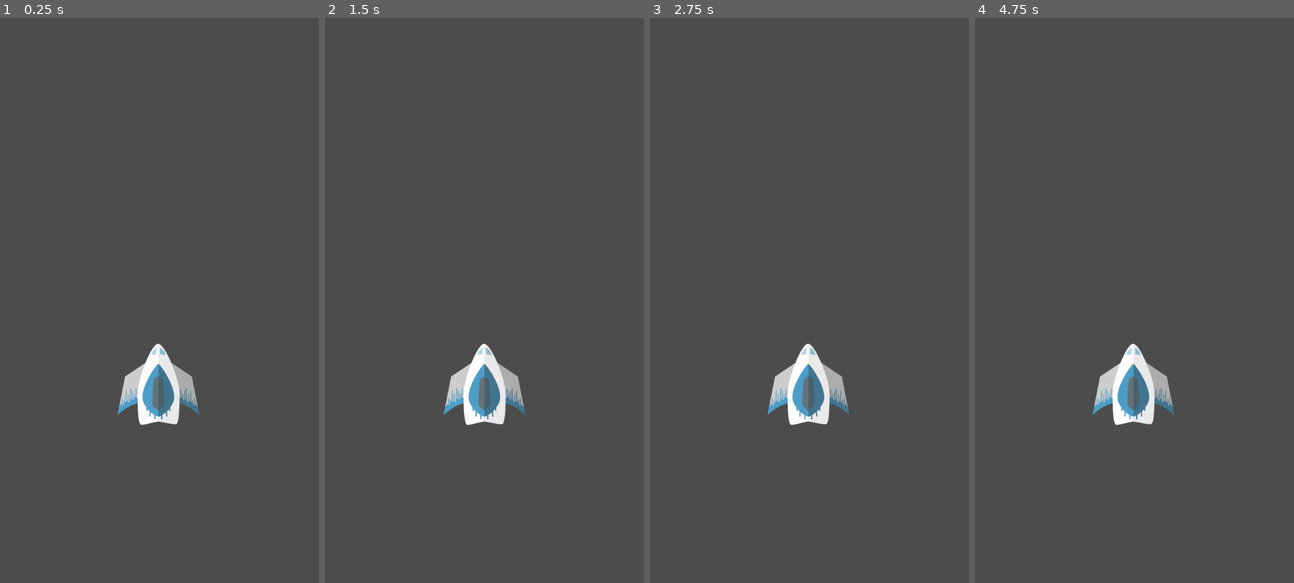
Above: before the commit, frames 1-4 (left to right).
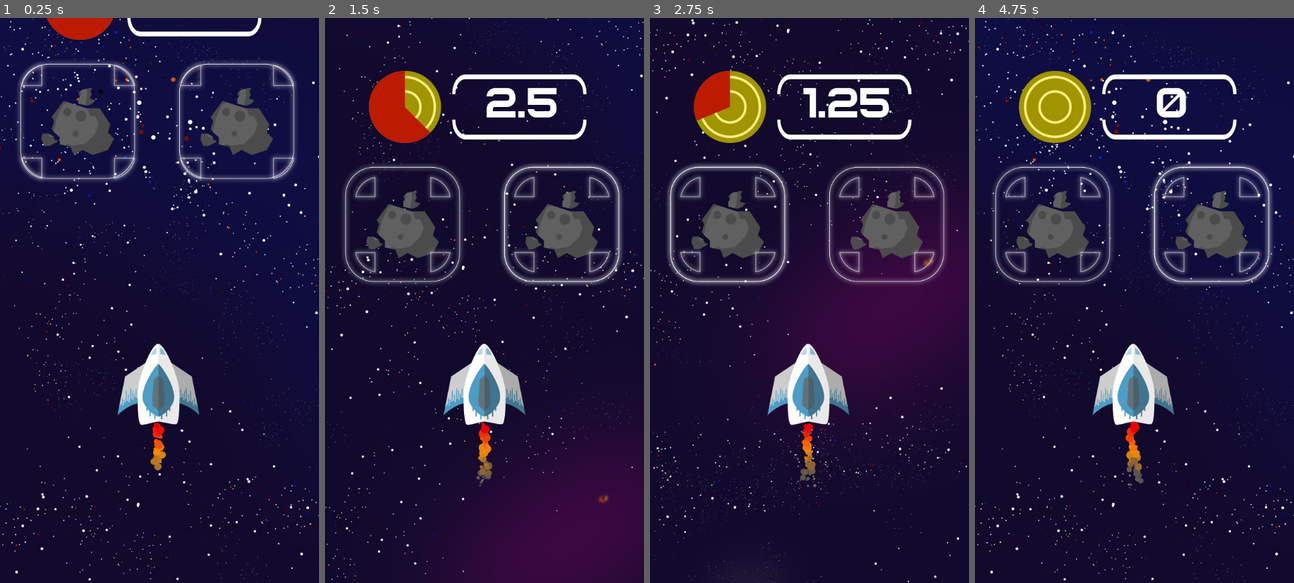
Above: after the commit, the same moments.

Repository: clorl/Space-Express
Game: Godot game, scene res://Game.tscn
Two runs of this game, one before a commit and one after it. Both use one fixed random seed, a clock stepped at 60 frames per second and the inputs below. The project has no main scene, so this scene is started directly.
Inputs (mouse positions are in pixels of both pictures, inside the frame that each line leads up to):
- Up to frame 1 (0.25 s): no input
- Up to frame 2 (1.5 s): click (417, 227) at 0.52 s; click (564, 227) at 1.27 s
- Up to frame 3 (2.75 s): click (742, 227) at 2.02 s
- Up to frame 4 (4.75 s): click (1214, 227) at 2.77 s; click (1067, 227) at 3.52 s; click (1214, 227) at 4.27 s

The runs differ from the first frame. In frame 1, 94% of the frame differs, in the area x 0-100%, y 0-100%; in frame 2, 94%; in frame 3, 94%; in frame 4, 94%.
Error before the commit: Parse Error: Use "onready var audio = get_node(...)" instead. (res://Game.gd:4)

Commit message:
Timer works

Diff:
--- a/Game.gd
+++ b/Game.gd
@@ -1,6 +1,6 @@
 extends Node2D
 
-var audio = get_node("/root/Audio.tscn")
+onready var audio = get_node("/root/Audio.tscn")
 
 const events = {
 	asteroids = preload("res://events/asteroids/Asteroids.tscn")
--- a/Game.tscn
+++ b/Game.tscn
@@ -1,7 +1,26 @@
-[gd_scene load_steps=3 format=2]
+[gd_scene load_steps=6 format=2]
 
 [ext_resource path="res://Game.gd" type="Script" id=1]
-[ext_resource path="res://player/Player.tscn" type="PackedScene" id=2]
+[ext_resource path="res://_fondV1.jpg" type="Texture" id=2]
+[ext_resource path="res://player/Player.tscn" type="PackedScene" id=3]
+[ext_resource path="res://ui/choices/Choices.tscn" type="PackedScene" id=4]
+
+[sub_resource type="Animation" id=1]
+resource_name = "travel"
+length = 1.5
+loop = true
+tracks/0/type = "value"
+tracks/0/path = NodePath(".:rect_position")
+tracks/0/interp = 1
+tracks/0/loop_wrap = true
+tracks/0/imported = false
+tracks/0/enabled = true
+tracks/0/keys = {
+"times": PoolRealArray( 0, 1.5 ),
+"transitions": PoolRealArray( 1, 1 ),
+"update": 0,
+"values": [ Vector2( 0, -4356 ), Vector2( 0, -1638 ) ]
+}
 
 [node name="Game" type="Node2D"]
 script = ExtResource( 1 )
@@ -11,15 +30,24 @@
 }
 
 [node name="Background" type="CanvasLayer" parent="."]
+layer = -1
 
-[node name="Player" parent="." instance=ExtResource( 2 )]
+[node name="BG" type="TextureRect" parent="Background"]
+margin_top = -4356.0
+margin_right = 614.0
+margin_bottom = 1080.0
+texture = ExtResource( 2 )
+stretch_mode = 2
+
+[node name="Anim" type="AnimationPlayer" parent="Background/BG"]
+autoplay = "travel"
+anims/travel = SubResource( 1 )
+
+[node name="Player" parent="." instance=ExtResource( 3 )]
 position = Vector2( 305, 700 )
 
 [node name="Choice" type="CanvasLayer" parent="."]
 
+[node name="Choices" parent="Choice" instance=ExtResource( 4 )]
+
 [node name="HUD" type="CanvasLayer" parent="."]
-
-[node name="NextTimer" type="Timer" parent="."]
-one_shot = true
-autostart = true
-[connection signal="timeout" from="NextTimer" to="." method="_on_NextTimer_timeout"]
--- a/player/Player.gd
+++ b/player/Player.gd
@@ -12,7 +12,7 @@
 export var max_crew = 10
 
 func _ready():
-	pass
+	$Spaceship/Reactor.emitting = true
 
 
 func set_health(new_health):
--- a/project.godot
+++ b/project.godot
@@ -17,10 +17,6 @@
 
 config/name="Space Express"
 config/icon="res://icon.png"
-
-[autoload]
-
-Audio="*res://audio/Audio.tscn"
 
 [debug]
 
--- a/ui/choices/ChoiceButton.gd
+++ b/ui/choices/ChoiceButton.gd
@@ -1,6 +1,4 @@
 extends TextureButton
-
-
 
 func _on_ChoiceButton_pressed():
 	$Anim.play("click")
--- a/ui/choices/ChoiceButton.tscn
+++ b/ui/choices/ChoiceButton.tscn
@@ -73,25 +73,17 @@
 script = ExtResource( 2 )
 
 [node name="AsteroidIcon" type="TextureRect" parent="."]
-anchor_left = 0.5
-anchor_top = 0.5
-anchor_right = 0.5
-anchor_bottom = 0.5
-margin_left = -69.5
-margin_top = -64.5
-margin_right = 69.5
-margin_bottom = 64.5
+margin_left = 51.0
+margin_top = 56.0
+margin_right = 190.0
+margin_bottom = 185.0
 texture = ExtResource( 3 )
 
 [node name="NinePatchRect" type="NinePatchRect" parent="."]
-anchor_left = 0.5
-anchor_top = 0.5
-anchor_right = 0.5
-anchor_bottom = 0.5
-margin_left = -110.0
-margin_top = -110.0
-margin_right = 110.0
-margin_bottom = 110.0
+margin_left = 10.5
+margin_top = 10.5
+margin_right = 230.5
+margin_bottom = 230.5
 texture = ExtResource( 4 )
 region_rect = Rect2( 0, 0, 210, 210 )
 patch_margin_left = 60
--- /dev/null
+++ b/ui/choices/Choices.gd
@@ -0,0 +1,22 @@
+extends Control
+
+onready var timer = $Timer
+onready var display_timer = $VBoxContainer/Timer
+
+enum {
+	asteroids
+	pirate
+	contraband
+	}
+
+func _ready():
+	set_max_value(timer.time_left)
+
+func _process(delta):
+	display_timer.value = stepify(timer.time_left, 0.01)
+
+func set_max_value(value):
+	display_timer.max_value = value
+
+func propose_choices():
+	pass
--- a/ui/choices/Choices.tscn
+++ b/ui/choices/Choices.tscn
@@ -1,5 +1,64 @@
-[gd_scene format=2]
+[gd_scene load_steps=5 format=2]
+
+[ext_resource path="res://ui/choices/Choices.gd" type="Script" id=1]
+[ext_resource path="res://ui/timer/Timer.tscn" type="PackedScene" id=2]
+[ext_resource path="res://ui/choices/ChoiceButton.tscn" type="PackedScene" id=3]
+
+[sub_resource type="Animation" id=1]
+resource_name = "fall"
+length = 0.4
+tracks/0/type = "value"
+tracks/0/path = NodePath("VBoxContainer:margin_top")
+tracks/0/interp = 2
+tracks/0/loop_wrap = true
+tracks/0/imported = false
+tracks/0/enabled = true
+tracks/0/keys = {
+"times": PoolRealArray( 0, 0.4 ),
+"transitions": PoolRealArray( 1, 1 ),
+"update": 0,
+"values": [ -500, 70.0 ]
+}
 
 [node name="Choices" type="Control"]
 anchor_right = 1.0
-anchor_bottom = 1.0
+script = ExtResource( 1 )
+
+[node name="VBoxContainer" type="VBoxContainer" parent="."]
+anchor_right = 1.0
+margin_top = -500.0
+margin_bottom = 142.0
+__meta__ = {
+"_edit_group_": true
+}
+
+[node name="Timer" parent="VBoxContainer" instance=ExtResource( 2 )]
+margin_right = 610.0
+margin_bottom = 200.0
+rect_min_size = Vector2( 0, 200 )
+
+[node name="HBox" type="HBoxContainer" parent="VBoxContainer"]
+margin_top = 204.0
+margin_right = 610.0
+margin_bottom = 445.0
+rect_min_size = Vector2( 0, 50 )
+alignment = 1
+
+[node name="ChoiceButton" parent="VBoxContainer/HBox" instance=ExtResource( 3 )]
+margin_left = 28.0
+margin_right = 328.0
+rect_min_size = Vector2( 300, 200 )
+
+[node name="ChoiceButton2" parent="VBoxContainer/HBox" instance=ExtResource( 3 )]
+margin_left = 332.0
+margin_right = 582.0
+rect_min_size = Vector2( 250, 200 )
+
+[node name="Anim" type="AnimationPlayer" parent="."]
+autoplay = "fall"
+anims/fall = SubResource( 1 )
+
+[node name="Timer" type="Timer" parent="."]
+wait_time = 4.0
+one_shot = true
+autostart = true
--- /dev/null
+++ b/ui/timer/Timer.gd
@@ -0,0 +1,15 @@
+extends CenterContainer
+
+var value setget set_value
+var max_value setget set_max_val
+
+onready var tween = $Tween
+onready var label = $HBoxContainer/Label
+onready var progress = $HBoxContainer/Timer
+
+func set_value(value):
+	$HBoxContainer/Label.text = String(value)
+	$HBoxContainer/Timer.value = value
+
+func set_max_val(value):
+	$HBoxContainer/Timer.max_value = value
--- /dev/null
+++ b/ui/timer/Timer.tscn
@@ -0,0 +1,52 @@
+[gd_scene load_steps=7 format=2]
+
+[ext_resource path="res://ui/timer/Timer.gd" type="Script" id=1]
+[ext_resource path="res://ui/timer/cercle_timer.png" type="Texture" id=2]
+[ext_resource path="res://ui/timer/cercle_timer_fond.png" type="Texture" id=3]
+[ext_resource path="res://assets/fonts/SovietProgram.ttf" type="DynamicFontData" id=4]
+[ext_resource path="res://ui/timer/encadre_timer.png" type="Texture" id=5]
+
+[sub_resource type="DynamicFont" id=1]
+size = 80
+font_data = ExtResource( 4 )
+
+[node name="Timer" type="CenterContainer"]
+margin_right = 40.0
+margin_bottom = 40.0
+script = ExtResource( 1 )
+
+[node name="HBoxContainer" type="HBoxContainer" parent="."]
+margin_right = 442.0
+margin_bottom = 138.0
+alignment = 1
+
+[node name="Timer" type="TextureProgress" parent="HBoxContainer"]
+margin_right = 138.0
+margin_bottom = 138.0
+max_value = 2.0
+step = 0.01
+value = 0.7
+texture_under = ExtResource( 2 )
+texture_progress = ExtResource( 3 )
+fill_mode = 5
+
+[node name="Label" type="Label" parent="HBoxContainer"]
+margin_left = 142.0
+margin_top = 29.0
+margin_right = 442.0
+margin_bottom = 109.0
+rect_min_size = Vector2( 300, 0 )
+custom_fonts/font = SubResource( 1 )
+text = "2:00"
+align = 1
+
+[node name="TextureRect" type="TextureRect" parent="HBoxContainer/Label"]
+anchor_left = 0.5
+anchor_top = 0.5
+anchor_right = 0.5
+anchor_bottom = 0.5
+margin_left = -177.0
+margin_top = -69.0
+margin_right = 150.5
+margin_bottom = 69.0
+texture = ExtResource( 5 )
Binary file added: _fondV1.jpg
Not shown, added: _fondV1.jpg.import
